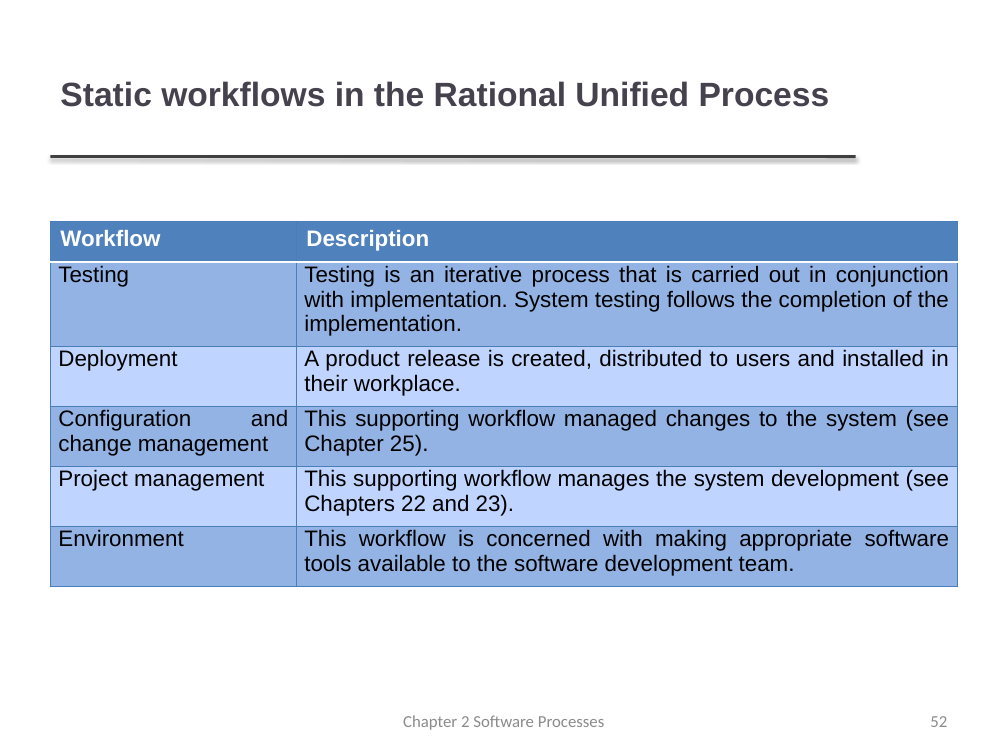
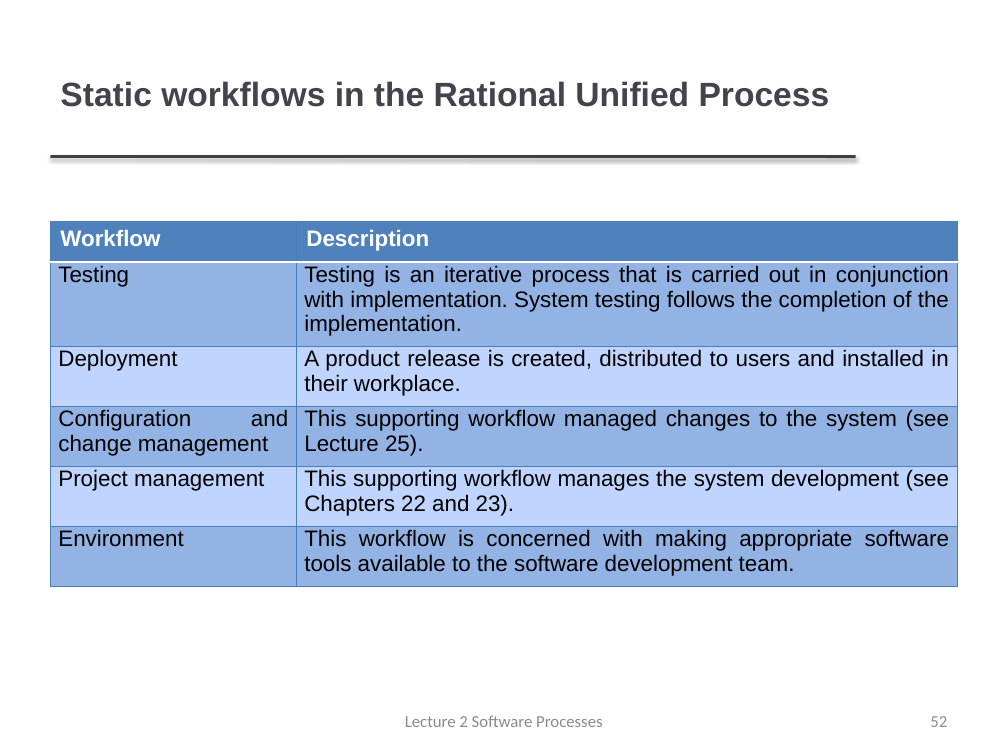
Before and after one commit to FurkanGozukara/Software-Engineering-CSE307-2020, a slide deck: slide 52 of lecture slides/Chapter 2 - Software Processes.pptx. Drawn at 1008x756 pixels with LibreOffice and Linux fonts; fonts in the diff are those of the drawing; background and template pictures are left out. Boxes give left, top, right and bottom in pixels: in the first picture for what was removed or moved away, otherwise in the second. Text is boxed around its words. In the diff, an @@ line names an element or a change of style, - is before the commit and + after.

```diff
--- a/lecture slides/Chapter 2 - Software Processes.pptx
+++ b/lecture slides/Chapter 2 - Software Processes.pptx
@@ table at <box>50,221,958,608</box> @@
-row 4, column 2: This supporting workflow managed changes to the system (see Chapter 25).
+row 4, column 2: This supporting workflow managed changes to the system (see Lecture 25).
@@ text at <box>405,715,603,727</box>: text changed @@
-Chapter 2 Software Processes
+Lecture 2 Software Processes
```
Also in this commit, not shown: 54 other slides changed, 5 other files.
